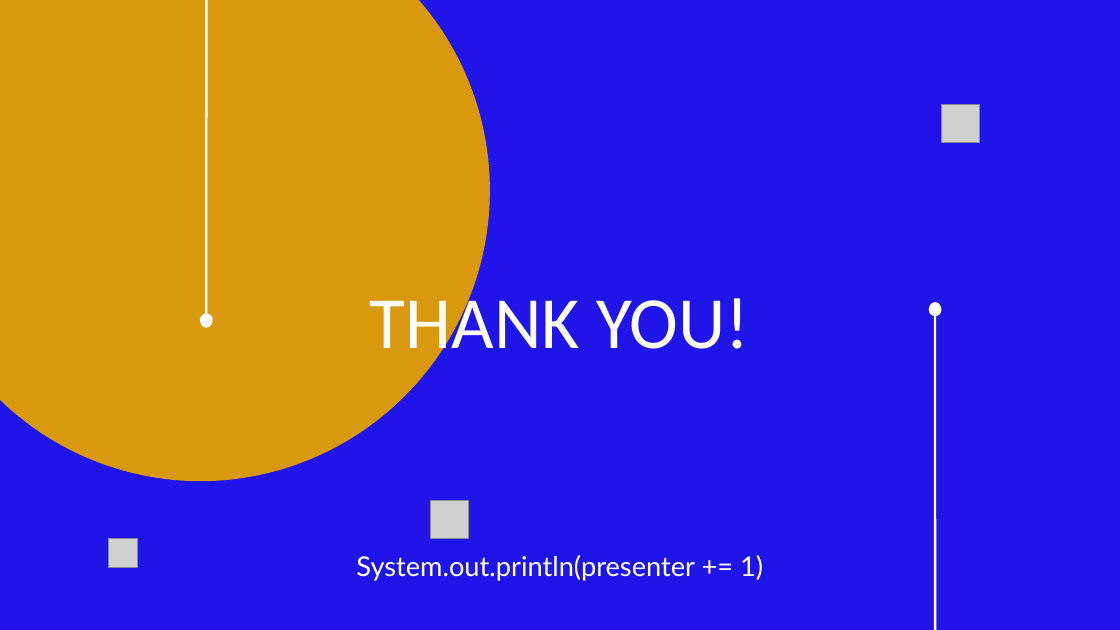
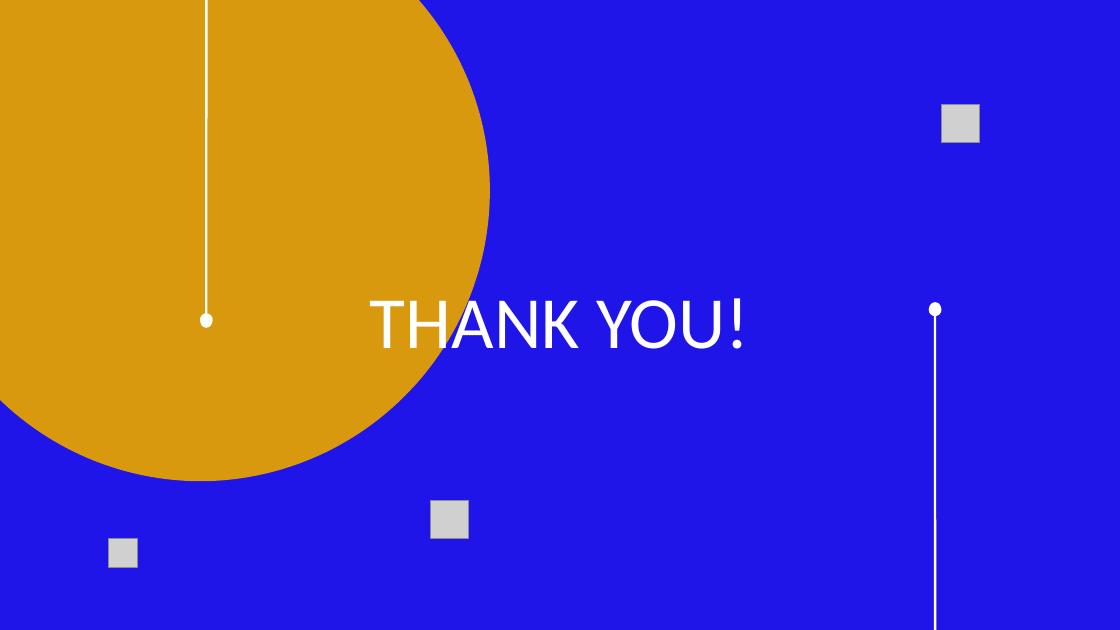
Before and after one commit to bhattaraijay05/msql-spring-react, a slide deck: slide 13 of java project.pptx (slide 10 before the commit). Drawn at 1120x630 pixels with LibreOffice and Linux fonts; fonts in the diff are those of the drawing; grey boxes stand for pictures; background and template pictures are left out. Boxes give left, top, right and bottom in pixels: in the first picture for what was removed or moved away, otherwise in the second. Text is boxed around its words. In the diff, an @@ line names an element or a change of style, - is before the commit and + after.

```diff
--- a/java project.pptx
+++ b/java project.pptx
@@ text removed at bbox=[356, 555, 763, 581] @@
-System.out.println(presenter += 1)
```
Also in this commit, not shown: 3 other slides changed, 6 slides added, 3 slides removed, 6 other files.
